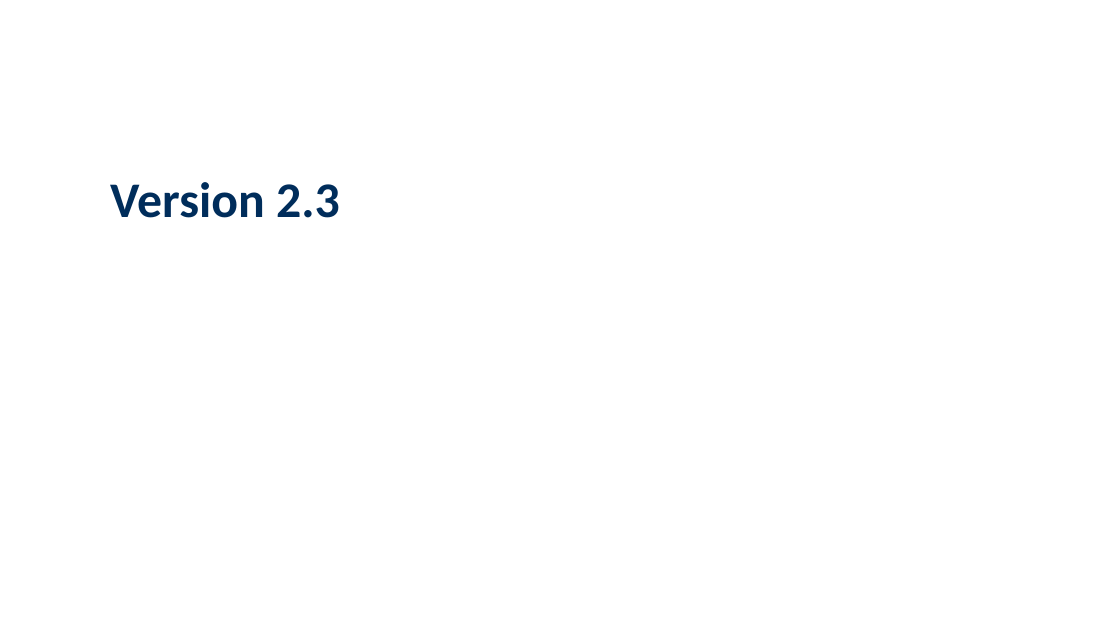
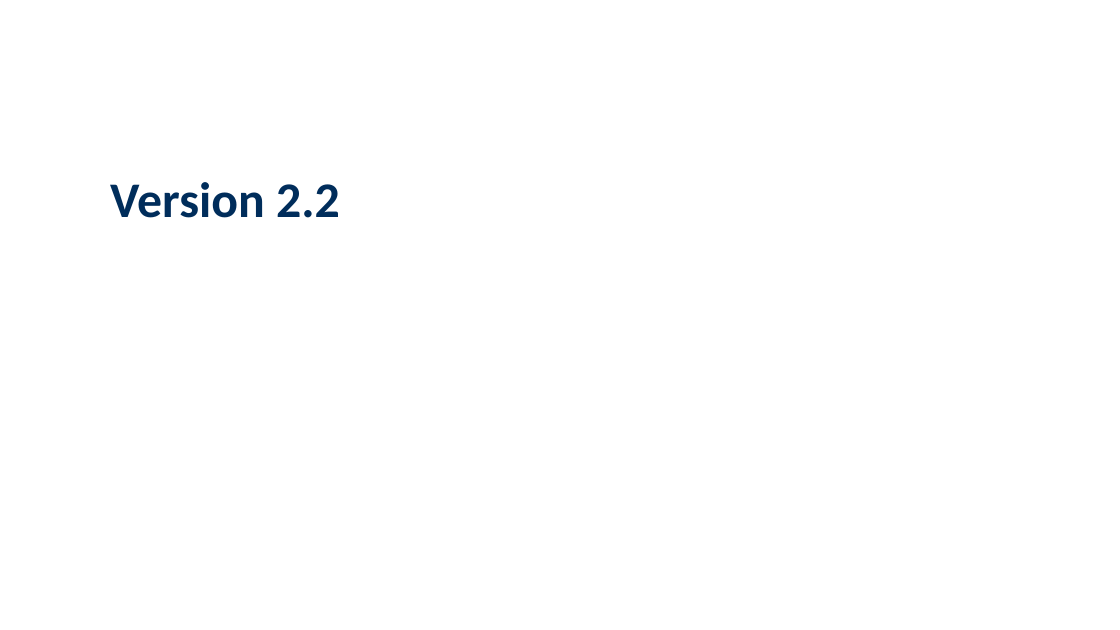
Before and after one commit to VDVde/VDV301, a slide deck: slide 1 of Readme_IBIS_IP_2.2.pptx. Drawn at 1120x630 pixels with LibreOffice and Linux fonts; fonts in the diff are those of the drawing. Boxes give left, top, right and bottom in pixels: in the first picture for what was removed or moved away, otherwise in the second. Text is boxed around its words. In the diff, an @@ line names an element or a change of style, - is before the commit and + after.

```diff
--- a/Readme_IBIS_IP_2.2.pptx
+++ b/Readme_IBIS_IP_2.2.pptx
@@ title at (110,182,340,218): text changed @@
-Version 2.3
+Version 2.2
```
Also in this commit, not shown: 4 other slides changed, 1 slide removed, 1 other file.
